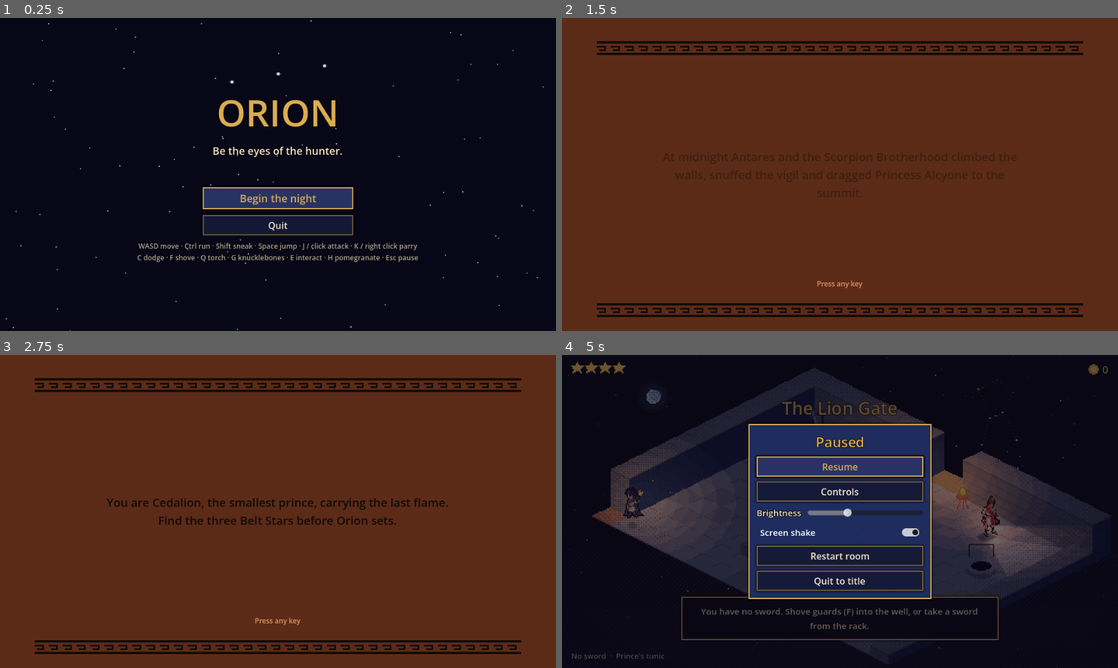
Above: before the commit, frames 1-4 (two rows, left to right).
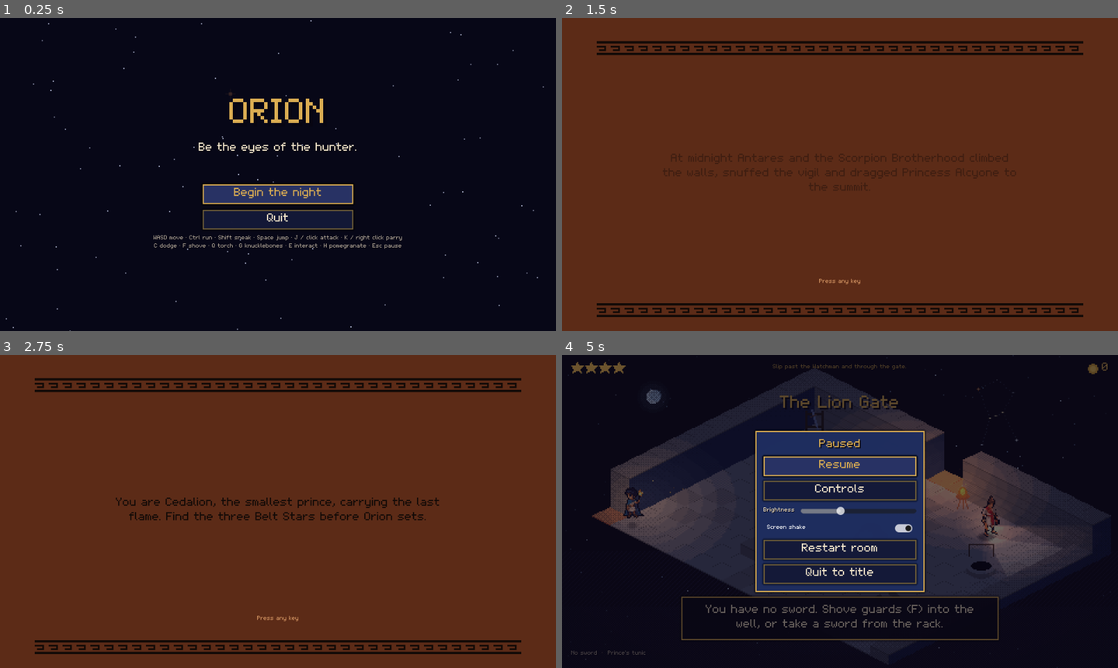
Above: after the commit, the same moments.

Repository: Adichapati/Orion
Game: Godot game, scene res://scenes/main.tscn
The game is run twice, just before and just after one commit, with the same random seed, the same clock (stepped at 60 frames per second) and the same inputs.
Inputs (mouse positions are in pixels of both pictures, inside the frame that each line leads up to):
- Up to frame 1 (0.25 s): no input
- Up to frame 2 (1.5 s): click "Begin the night" at 0.5 s; tap Enter at 1.25 s; move the mouse to (962, 158) at 1.27 s; hold D (move_right) from 1.28 s (still down); tap J (attack) at 1.35 s; click (962, 158) at 1.42 s
- Up to frame 3 (2.75 s): tap Space (jump) at 1.52, 1.82 s; tap C (dodge) at 1.55 s; release D (move_right) at 2 s; tap Enter at 2 s; drag from (166, 527) to (250, 574) at 2.02 s
- Up to frame 4 (5 s): tap Enter at 2.75 s; move the mouse to (895, 442) at 2.77 s; hold D (move_right) 2.78-3.5 s; hold E (interact) 2.78-3.5 s; tap K (parry) at 3.05 s; drag from (812, 574) to (673, 464) at 3.52 s; move the mouse to (1006, 558) at 4.27 s; hold A (move_left) from 4.28 s (still down); hold Ctrl (run) from 4.28 s (still down); tap Space (jump) at 4.52, 4.82 s; tap F (shove) at 4.55 s; tap Escape (pause) at 4.9 s

The runs differ from the first frame. In frame 1, 5.2% of the frame differs, in the area x 24-76%, y 14-78%; in frame 2, 0.9%; in frame 3, 1.7%; in frame 4, 9.8%, in the area x 1-99%, y 2-98%.

Commit message:
Add an in-repo pixel font, room objectives, first-time hints and a drawn title
tools/gen_font.py hand-draws a 5x7 pixel font and exports it as a BMFont,
now the project font at whole-number scales. The HUD shows each room's
objective and its control hints the first time; the title draws Orion.

Co-Authored-By: Claude Opus 5.5 <noreply@anthropic.com>

Diff:
--- a/project.godot
+++ b/project.godot
@@ -33,6 +33,11 @@
 window/stretch/aspect="keep"
 window/stretch/scale_mode="integer"
 
+[gui]
+
+theme/custom_font="res://art/fonts/orion_pixel.fnt"
+theme/default_font_size=10
+
 [layer_names]
 
 2d_physics/layer_1="solid"
--- a/scripts/main.gd
+++ b/scripts/main.gd
@@ -145,7 +145,7 @@
 	hud.player = player
 	hud.clear_transient()
 	hud.visible = true
-	hud.show_banner(room.display_name)
+	hud.show_room(room.id, room.display_name)
 	Sfx.start_music()
 	_fade(false)
 
--- a/scripts/ui/end_card.gd
+++ b/scripts/ui/end_card.gd
@@ -42,7 +42,8 @@
 
 func _line(t: String, size: int, col := INK) -> void:
 	var x := UiKit.label(t, size, col, HORIZONTAL_ALIGNMENT_CENTER)
-	x.add_theme_constant_override("outline_size", 0 if col == INK else 4)
+	if col == INK:
+		x.add_theme_color_override("font_shadow_color", Color(0, 0, 0, 0))
 	_v.add_child(x)
 
 
--- a/scripts/ui/hud.gd
+++ b/scripts/ui/hud.gd
@@ -7,6 +7,28 @@
 ## follow the camera.
 
 const TOAST_TIME := 4.5
+## Each room's objective line, and the control hints shown the first time each room is entered:
+## [seconds after entering, text].
+const ROOMS := {
+	"lion-gate": ["Slip past the Watchman and through the gate.", [
+		[1.5, "Guards see along their lantern cones. Keep to the dark, and hold Shift to sneak."],
+		[11.0, "No sword yet? Take one from the weapon rack, or shove (F) the Watchman into the well."]]],
+	"colonnade": ["Cross the colonnade to the far door.", [
+		[1.5, "Columns block a guard's sight. Toss knucklebones (G) to lure him away."],
+		[11.0, "Smash an amphora (J) for obols, but the whole hall will hear it."]]],
+	"storerooms": ["Find the way down to the cistern.", [
+		[1.5, "Cracked marble gives way if you stand on it. A guard who stops on it falls too."],
+		[11.0, "Hold E to open a cedar chest."]]],
+	"cistern": ["Find Phineus the seer, then climb to the statue court.", [
+		[1.5, "Space jumps two tiles along the floor lines: over water, gaps and cracks."]]],
+	"statue-court": ["One of the stone men breathes. Reach the portico.", [
+		[1.5, "A white glint can be parried (K). A red glint can't: dodge it (C)."],
+		[11.0, "The fountain's song hides your footsteps."]]],
+	"star-shrine": ["Take the Belt Star, then run.", [
+		[1.5, "A Hoplite's shield stops blows from the front. Get behind him, or thrust your torch (Q)."]]],
+}
+## Rooms whose hints have been shown this session.
+static var _hinted := {}
 ## The UI's fixed design size (project.godot's base viewport).
 const W := 960.0
 const H := 540.0
@@ -25,7 +47,9 @@
 var _prompt: Label
 var _hold: ProgressBar
 var _banner: Label
+var _objective: Label
 var _floaters: Array = []
+var _hint_timer: Tween
 
 
 func _ready() -> void:
@@ -56,15 +80,15 @@
 	_toast_panel = UiKit.panel(UiKit.INK)
 	_toast_panel.visible = false
 	add_child(_toast_panel)
-	_toast_label = UiKit.label("", 15)
+	_toast_label = UiKit.label("", 16)
 	_toast_label.autowrap_mode = TextServer.AUTOWRAP_WORD_SMART
 	_toast_label.custom_minimum_size = Vector2(520, 0)
 	_toast_label.horizontal_alignment = HORIZONTAL_ALIGNMENT_CENTER
 	_toast_panel.add_child(_toast_label)
 
-	_prompt = UiKit.label("", 15, UiKit.TEXT, HORIZONTAL_ALIGNMENT_CENTER)
+	_prompt = UiKit.label("", 16, UiKit.TEXT, HORIZONTAL_ALIGNMENT_CENTER)
 	_prompt.visible = false
-	_prompt.size = Vector2(240, 22)
+	_prompt.size = Vector2(400, 22)
 	add_child(_prompt)
 	_hold = ProgressBar.new()
 	_hold.show_percentage = false
@@ -84,9 +108,15 @@
 	_banner.size = Vector2(600, 40)
 	_banner.modulate.a = 0.0
 	add_child(_banner)
+	_objective = UiKit.label("", 13, Color(UiKit.GOLD, 0.85), HORIZONTAL_ALIGNMENT_CENTER)
+	_objective.position = Vector2(W / 2.0 - 300, 16)
+	_objective.size = Vector2(600, 14)
+	add_child(_objective)
 
 	Game.health_changed.connect(func(_h, _m): _refresh())
-	Game.obols_changed.connect(func(_o): _refresh())
+	Game.obols_changed.connect(func(_o):
+		_refresh()
+		_bump(_obols))
 	Game.gear_changed.connect(_refresh)
 	Game.toast.connect(show_toast)
 	Game.floating_text.connect(float_text)
@@ -129,6 +159,34 @@
 	l.size = Vector2(160, 20)
 	add_child(l)
 	_floaters.append({"label": l, "pos": world_pos, "t": 0.0})
+
+
+## A quick pop on a HUD number when it changes.
+func _bump(c: Control) -> void:
+	c.pivot_offset = c.size / 2.0
+	var tw := c.create_tween()
+	c.scale = Vector2.ONE * 1.35
+	c.modulate = Color(1.6, 1.5, 1.2)
+	tw.tween_property(c, "scale", Vector2.ONE, 0.18).set_trans(Tween.TRANS_BACK).set_ease(Tween.EASE_OUT)
+	tw.parallel().tween_property(c, "modulate", Color.WHITE, 0.25)
+
+
+## The room banner, its objective line, and (the first time) its control hints.
+func show_room(id: String, display_name: String) -> void:
+	show_banner(display_name)
+	var info: Array = ROOMS.get(id, ["", []])
+	_objective.text = info[0]
+	if _hint_timer:
+		_hint_timer.kill()
+	if _hinted.has(id):
+		return
+	_hinted[id] = true
+	_hint_timer = create_tween()
+	var at := 0.0
+	for h in info[1]:
+		_hint_timer.tween_interval(h[0] - at)
+		_hint_timer.tween_callback(show_toast.bind(h[1]))
+		at = h[0]
 
 
 func show_banner(text: String) -> void:
@@ -175,7 +233,7 @@
 		return
 	var p: Vector2 = project.call(it.global_position + Vector2(0, -it.glyph_height - 10))
 	_prompt.text = "E — %s" % it.verb + ("  (hold)" if it.hold_time > 0.0 else "")
-	_prompt.position = p + Vector2(-120, -26)
+	_prompt.position = p + Vector2(-200, -26)
 	_prompt.visible = true
 	_hold.visible = player.holding == it and player.hold_progress > 0.0
 	_hold.value = player.hold_progress
--- a/scripts/ui/intro_cards.gd
+++ b/scripts/ui/intro_cards.gd
@@ -28,12 +28,12 @@
 	var c := UiKit.center()
 	add_child(c)
 	_label = UiKit.label("", 20, INK, HORIZONTAL_ALIGNMENT_CENTER)
-	_label.add_theme_constant_override("outline_size", 0)
+	_label.add_theme_color_override("font_shadow_color", Color(0, 0, 0, 0))
 	_label.autowrap_mode = TextServer.AUTOWRAP_WORD_SMART
 	_label.custom_minimum_size = Vector2(620, 0)
 	c.add_child(_label)
 	var hint := UiKit.label("Press any key", 12, Color(0.85, 0.6, 0.4), HORIZONTAL_ALIGNMENT_CENTER)
-	hint.add_theme_constant_override("outline_size", 0)
+	hint.add_theme_color_override("font_shadow_color", Color(0, 0, 0, 0))
 	hint.position = Vector2(380, 450)
 	hint.size = Vector2(200, 20)
 	add_child(hint)
--- a/scripts/ui/pause_menu.gd
+++ b/scripts/ui/pause_menu.gd
@@ -43,7 +43,7 @@
 	var shake := CheckButton.new()
 	shake.text = "Screen shake"
 	shake.button_pressed = Game.screen_shake
-	shake.add_theme_font_size_override("font_size", 15)
+	shake.add_theme_font_size_override("font_size", UiKit.px(15))
 	shake.toggled.connect(func(on: bool): Game.screen_shake = on)
 	v.add_child(shake)
 	var restart := UiKit.button("Restart room")
--- a/scripts/ui/title_screen.gd
+++ b/scripts/ui/title_screen.gd
@@ -25,7 +25,7 @@
 	var v := UiKit.vbox(10)
 	v.alignment = BoxContainer.ALIGNMENT_CENTER
 	c.add_child(v)
-	v.add_child(UiKit.label("ORION", 64, UiKit.GOLD, HORIZONTAL_ALIGNMENT_CENTER))
+	v.add_child(UiKit.label("ORION", 80, UiKit.GOLD, HORIZONTAL_ALIGNMENT_CENTER))
 	v.add_child(UiKit.label("Be the eyes of the hunter.", 18, UiKit.TEXT, HORIZONTAL_ALIGNMENT_CENTER))
 	var gap := Control.new()
 	gap.custom_minimum_size = Vector2(0, 30)
@@ -50,12 +50,46 @@
 	queue_redraw()
 
 
+## Orion's main stars (the same figure as the in-game sky), drawn line by line as the title
+## opens: name, position in units, size.
+const ORION := [
+	["Betelgeuse", Vector2(-1.0, -1.6), 3], ["Bellatrix", Vector2(1.0, -1.4), 2],
+	["Meissa", Vector2(0.05, -2.15), 1], ["Alnitak", Vector2(-0.38, 0.06), 2],
+	["Alnilam", Vector2(0.0, -0.1), 2], ["Mintaka", Vector2(0.36, -0.27), 2],
+	["Saiph", Vector2(-0.8, 1.6), 2], ["Rigel", Vector2(1.15, 1.35), 3],
+]
+const LINES := [[3, 4], [4, 5], [0, 3], [1, 5], [0, 2], [2, 1], [3, 6], [5, 7]]
+const CENTRE := Vector2(480, 262)
+const UNIT := 82.0
+const LINE_TIME := 0.32
+
+
 func _draw() -> void:
 	for s in _stars:
 		var a: float = 0.4 + 0.6 * s.s * (0.75 + 0.25 * sin(_t * 2.0 + s.ph))
-		draw_rect(Rect2(s.p, Vector2(2, 2)), Color(0.85, 0.88, 1.0, a))
-	# Orion's belt, low over the title.
-	for i in 3:
-		var p := Vector2(400 + i * 80, 110 - i * 14)
-		draw_rect(Rect2(p - Vector2(2, 2), Vector2(5, 5)), Color(0.8, 0.88, 1.0, 0.9))
-		draw_rect(Rect2(p - Vector2(5, 0), Vector2(11, 1)), Color(0.8, 0.88, 1.0, 0.35))
+		draw_rect(Rect2(s.p.round(), Vector2(2, 2)), Color(0.85, 0.88, 1.0, a))
+	var pts: Array = []
+	for st in ORION:
+		pts.append((CENTRE + (st[1] as Vector2) * UNIT).round())
+	# The figure draws itself: the belt first, then shoulders, head and legs.
+	for i in LINES.size():
+		var k := clampf((_t - 0.4 - i * LINE_TIME) / LINE_TIME, 0.0, 1.0)
+		if k <= 0.0:
+			continue
+		var a: Vector2 = pts[LINES[i][0]]
+		var b: Vector2 = a.lerp(pts[LINES[i][1]], k)
+		var n := int(a.distance_to(b) / 6.0)
+		for j in n + 1:
+			draw_rect(Rect2(a.lerp(b, float(j) / maxf(1, n)).round(), Vector2(2, 2)), Color(0.5, 0.65, 0.85, 0.35))
+	for i in ORION.size():
+		var appear := clampf((_t - 0.2 - i * 0.18) * 3.0, 0.0, 1.0)
+		if appear <= 0.0:
+			continue
+		var p: Vector2 = pts[i]
+		var r: int = ORION[i][2]
+		var col := Color(1.0, 0.62, 0.35) if i == 0 else Color(0.85, 0.92, 1.0)
+		var tw := 0.85 + 0.15 * sin(_t * 2.3 + i)
+		col.a = appear * tw
+		draw_rect(Rect2(p - Vector2(r, r), Vector2(r * 2, r * 2)), col)
+		draw_rect(Rect2(p - Vector2(r * 3, 1), Vector2(r * 6, 2)), Color(col, col.a * 0.3))
+		draw_rect(Rect2(p - Vector2(1, r * 3), Vector2(2, r * 6)), Color(col, col.a * 0.3))
--- a/scripts/ui/ui_kit.gd
+++ b/scripts/ui/ui_kit.gd
@@ -10,16 +10,33 @@
 const TEXT := Color(0.96, 0.91, 0.8)
 const DIM := Color(0.7, 0.66, 0.6)
 const RED := Color(0.9, 0.32, 0.25)
+const SHADOW := Color(0.03, 0.02, 0.07, 0.9)
+## The pixel font (tools/gen_font.py) is designed at 10 px and drawn at whole multiples of it.
+const FONT_PX := 10
+
+
+## Maps a nominal font size to a crisp pixel-font size: under 16 → 1× (dense detail),
+## 16-29 → 2× (body text, buttons), 30-43 → 3×, then 4× (titles).
+static func px(size: int) -> int:
+	return FONT_PX * clampi(1 + (size - 2) / 14, 1, 6)
+
+
+## A one-pixel (per scale) drop shadow instead of an outline: bitmap fonts can't outline.
+static func shade(c: Control, size: int) -> void:
+	var k := px(size) / FONT_PX
+	c.add_theme_color_override("font_shadow_color", SHADOW)
+	c.add_theme_constant_override("shadow_offset_x", k)
+	c.add_theme_constant_override("shadow_offset_y", k)
+	c.add_theme_constant_override("outline_size", 0)
 
 
 static func label(text: String, size := 16, color := TEXT, align := HORIZONTAL_ALIGNMENT_LEFT) -> Label:
 	var l := Label.new()
 	l.text = text
 	l.horizontal_alignment = align
-	l.add_theme_font_size_override("font_size", size)
+	l.add_theme_font_size_override("font_size", px(size))
 	l.add_theme_color_override("font_color", color)
-	l.add_theme_color_override("font_outline_color", Color(0, 0, 0, 0.85))
-	l.add_theme_constant_override("outline_size", 4 if size >= 14 else 3)
+	shade(l, size)
 	return l
 
 
@@ -44,7 +61,8 @@
 	var b := Button.new()
 	b.text = text
 	b.focus_mode = Control.FOCUS_ALL
-	b.add_theme_font_size_override("font_size", size)
+	b.add_theme_font_size_override("font_size", px(size))
+	shade(b, size)
 	b.add_theme_color_override("font_color", TEXT)
 	b.add_theme_color_override("font_hover_color", GOLD)
 	b.add_theme_color_override("font_focus_color", GOLD)
Not shown, added: art/fonts/orion_pixel.fnt
Not shown, added: art/fonts/orion_pixel.fnt.import
Binary file added: art/fonts/orion_pixel.png
Not shown, added: art/fonts/orion_pixel.png.import
Not shown, changed: docs/dev/POLISH.md
Not shown, added: tools/gen_font.py
